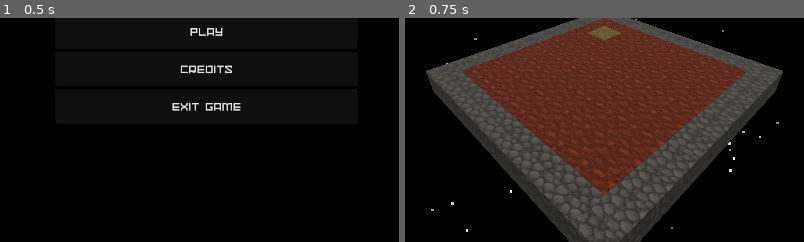
Above: before the commit, frames 1-2 (left to right).
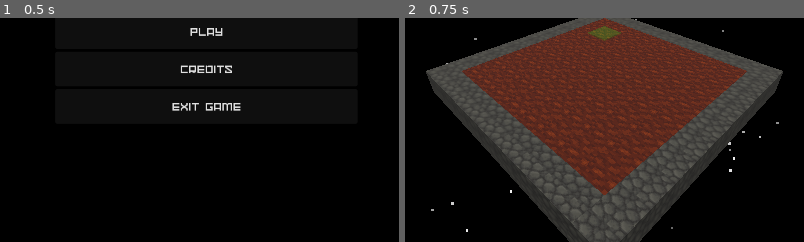
Above: after the commit, the same moments.

Repository: 100-Devs-1-Game/AsteroidFarming
Game: Godot game, scene res://scenes/rootscene.tscn
Two runs of this game, one before a commit and one after it. Both use one fixed random seed, a clock stepped at 60 frames per second and the inputs below.
Inputs:
- Up to frame 1 (0.5 s): no input
- Up to frame 2 (0.75 s): click "Play" at 0.5 s
The pictures show only the part of the screen within x 25-75%, y 34-84%; the shares and areas given below are measured in that part.

Frame 1 is identical in both runs. In frame 2, 0.3% of the frame differs, in the area x 45-55%, y 3-10%.

Commit message:
colored tile highlighting

Diff:
--- a/src/scenes/main.tscn
+++ b/src/scenes/main.tscn
@@ -8,12 +8,12 @@
 [ext_resource type="Environment" uid="uid://dol1vabg3lf3" path="res://assets/world_environment.tres" id="5_choun"]
 [ext_resource type="PackedScene" uid="uid://1hnrcibjxx0j" path="res://scenes/starfield.tscn" id="6_ya4ey"]
 
-[sub_resource type="BoxMesh" id="BoxMesh_jc33t"]
-size = Vector3(1.15, 1.15, 1.15)
-
 [sub_resource type="StandardMaterial3D" id="StandardMaterial3D_w2mt5"]
 transparency = 1
-albedo_color = Color(0.58260924, 1, 0.551535, 0.21176471)
+
+[sub_resource type="BoxMesh" id="BoxMesh_jc33t"]
+material = SubResource("StandardMaterial3D_w2mt5")
+size = Vector3(1.15, 1.15, 1.15)
 
 [node name="Main" type="Node3D"]
 script = ExtResource("1_tefeu")
@@ -30,7 +30,6 @@
 
 [node name="overlay" type="MeshInstance3D" parent="Farmland"]
 mesh = SubResource("BoxMesh_jc33t")
-surface_material_override/0 = SubResource("StandardMaterial3D_w2mt5")
 
 [node name="CanvasLayer" type="CanvasLayer" parent="."]
 visible = false
--- a/src/scripts/main_g.gd
+++ b/src/scripts/main_g.gd
@@ -6,7 +6,6 @@
 @onready var farmland: GridMap = $Farmland
 @onready var overlay: MeshInstance3D = $Farmland/overlay
 
-var active_tool = 0
 const TargetPlane = Plane.PLANE_XZ
 
 @onready var uilayer: CanvasLayer = $CanvasLayer
@@ -23,6 +22,7 @@
 	Hoe = 2,
 	Collector = 3
 }
+var active_tool: TOOLS = TOOLS.Bucket
 enum BLOCKS {
 	Stone = 0,
 	Dirt = 1,
@@ -38,6 +38,7 @@
 	var tile_target = null
 	var mousepos = get_viewport().get_mouse_position()
 	var result = TargetPlane.intersects_ray(cam.project_ray_origin(mousepos), cam.project_ray_normal(mousepos))
+	var target_item = -1
 	if result:
 		result += Vector3.DOWN / 2
 		tile_target = farmland.local_to_map(farmland.to_local(result))
@@ -50,28 +51,48 @@
 			if plants.get(tile_target) > PLANT_TIME:
 				overlay.mesh.size.y = 2.15
 		overlay.position = farmland.map_to_local(highlight)
+
+		var color = Color.RED
+		target_item = farmland.get_cell_item(tile_target)
+
+		match active_tool:
+			TOOLS.Bucket:
+				if target_item == BLOCKS.Dirt or target_item == BLOCKS.Soil or target_item == BLOCKS.Water:
+					color = Color.GREEN
+			TOOLS.Shovel:
+				if target_item == BLOCKS.Virus:
+					color = Color.GREEN
+			TOOLS.Hoe:
+				if target_item == BLOCKS.Soil:
+					color = Color.GREEN
+			TOOLS.Collector:
+				if plants.has(tile_target) and plants.get(tile_target) > PLANT_TIME:
+					color = Color.GREEN
+		color.a = 0.2
+		overlay.mesh.surface_get_material(0).set("albedo_color", color)
+
 	if Input.is_action_just_pressed("click"):
-		if farmland.get_used_cells().has(tile_target):
+		if farmland.get_used_cells().has(tile_target) and target_item != -1:
 			match active_tool:
-				0: # Bucket
-					if farmland.get_cell_item(tile_target) == BLOCKS.Dirt or farmland.get_cell_item(tile_target) == BLOCKS.Soil:
+				TOOLS.Bucket: # Bucket
+					if target_item == BLOCKS.Dirt or target_item == BLOCKS.Soil:
 						farmland.set_cell_item(tile_target, BLOCKS.Water)
 						for side in SIDES:
 							if farmland.get_cell_item(tile_target + side) == BLOCKS.Dirt:
 								farmland.set_cell_item(tile_target + side, BLOCKS.Soil)
-					elif farmland.get_cell_item(tile_target) == BLOCKS.Water:
+					elif target_item == BLOCKS.Water:
 						farmland.set_cell_item(tile_target, BLOCKS.Dirt)
 						for side in SIDES:
 							if farmland.get_cell_item(tile_target + side) == BLOCKS.Soil:
 								farmland.set_cell_item(tile_target + side, BLOCKS.Dirt)
-				1:  # Shovel
-					if farmland.get_cell_item(tile_target) == BLOCKS.Virus:
+				TOOLS.Shovel:  # Shovel
+					if target_item == BLOCKS.Virus:
 						farmland.set_cell_item(tile_target, BLOCKS.Dirt)
-				2: # Hoe
-					if farmland.get_cell_item(tile_target) == BLOCKS.Soil:
+				TOOLS.Hoe: # Hoe
+					if target_item == BLOCKS.Soil:
 						farmland.set_cell_item(tile_target + Vector3i.UP, BLOCKS.WheatStart)
 						plants[tile_target] = 0.0
-				3: # Collector
+				TOOLS.Collector: # Collector
 					if farmland.get_cell_item(tile_target + Vector3i.UP) == BLOCKS.WheatEnd:
 						farmland.set_cell_item(tile_target + Vector3i.UP, -1)
 						farmland.set_cell_item(tile_target, BLOCKS.Dirt)
